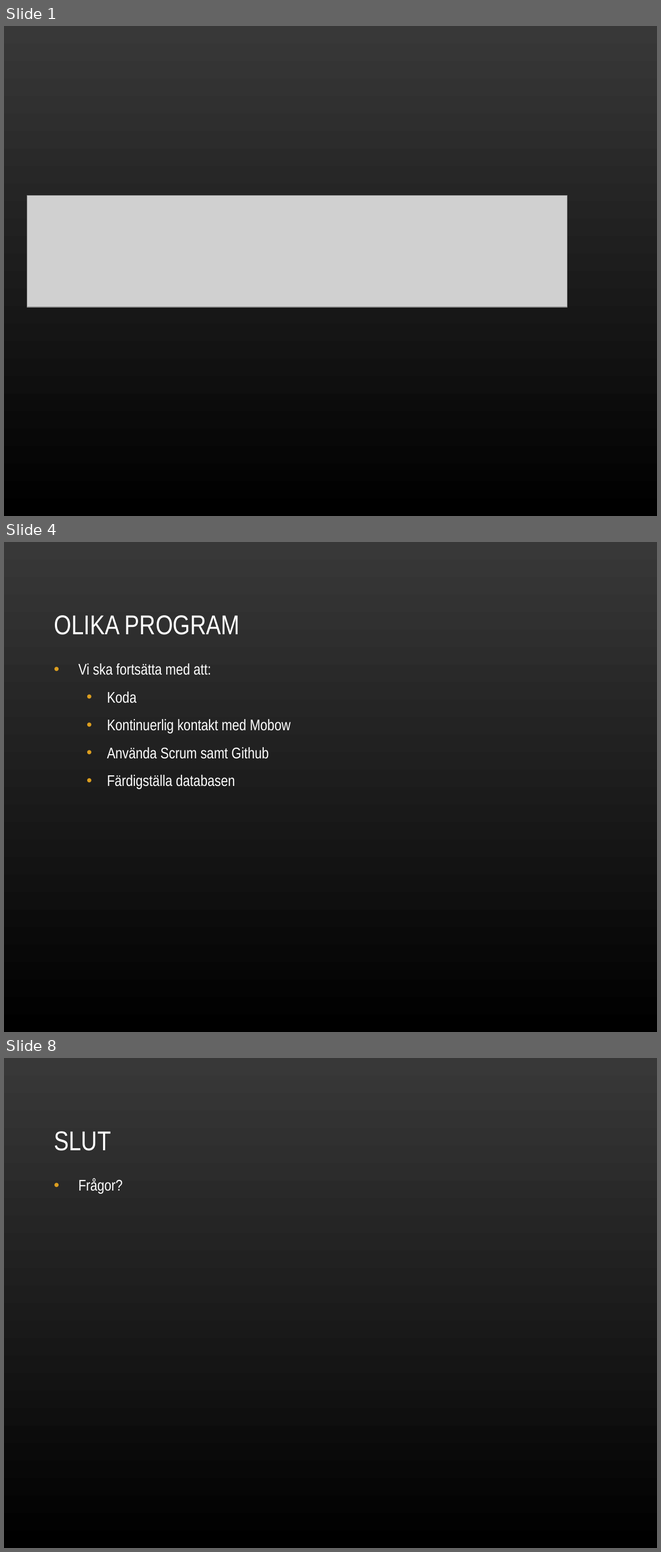
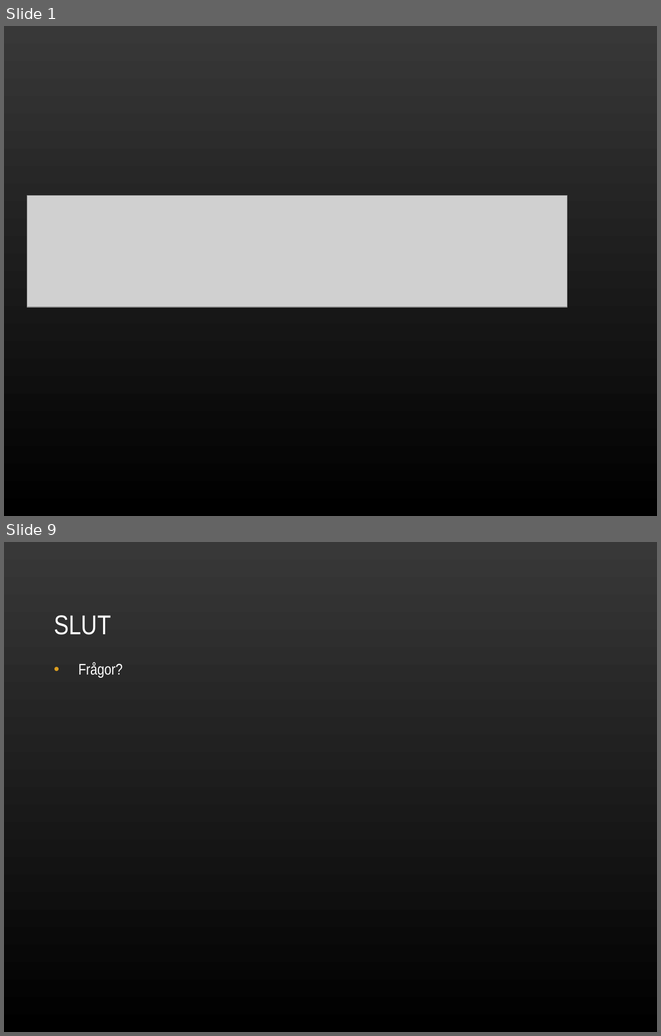
Before and after one commit to nbt11nsn/mobow, a slide deck: dokument/Mobow-slutpresentation.ppt. Shown one above the other, each under a label of ours: slides 1, 4 and 8 before the commit, slides 1 and 9 after it; the slides between them are not shown. The pictures are 661x1552 and 661x1036 pixels, drawn with LibreOffice and Linux fonts; fonts in the diff are those of the drawing; grey boxes stand for pictures; background and template pictures are left out. Boxes give left, top, right and bottom in pixels: in the first picture for what was removed or moved away, otherwise in the second. Text is boxed around its words. In the diff, an @@ line names an element or a change of style, - is before the commit and + after.

```diff
--- a/dokument/Mobow-slutpresentation.ppt
+++ b/dokument/Mobow-slutpresentation.ppt
@@ slide 4 removed at <box>4,542,657,1032</box>, background picture (left out) @@
@@ title removed at <box>54,615,240,635</box> @@
-OLIKA PROGRAM
@@ text removed at <box>78,663,291,789</box> @@
-• Vi ska fortsätta med att:
-  • Koda
-  • Kontinuerlig kontakt med Mobow
-  • Använda Scrum samt Github
-  • Färdigställa databasen
@@ what was slide 8 is now slide 9 @@
```
Also in this commit, not shown: 1 slide changed, 6 slides added, 4 other slides removed.
